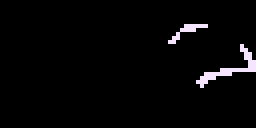
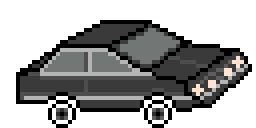
The second 256 × 128 image is a revision of the first. Changes to its layers:
hid group "topLayer" (2 layers) over bbox(0, 0, 256, 128)
showed group "wheelLayer" (2 layers) over bbox(48, 100, 172, 128)
showed "body" over bbox(16, 20, 252, 112)
